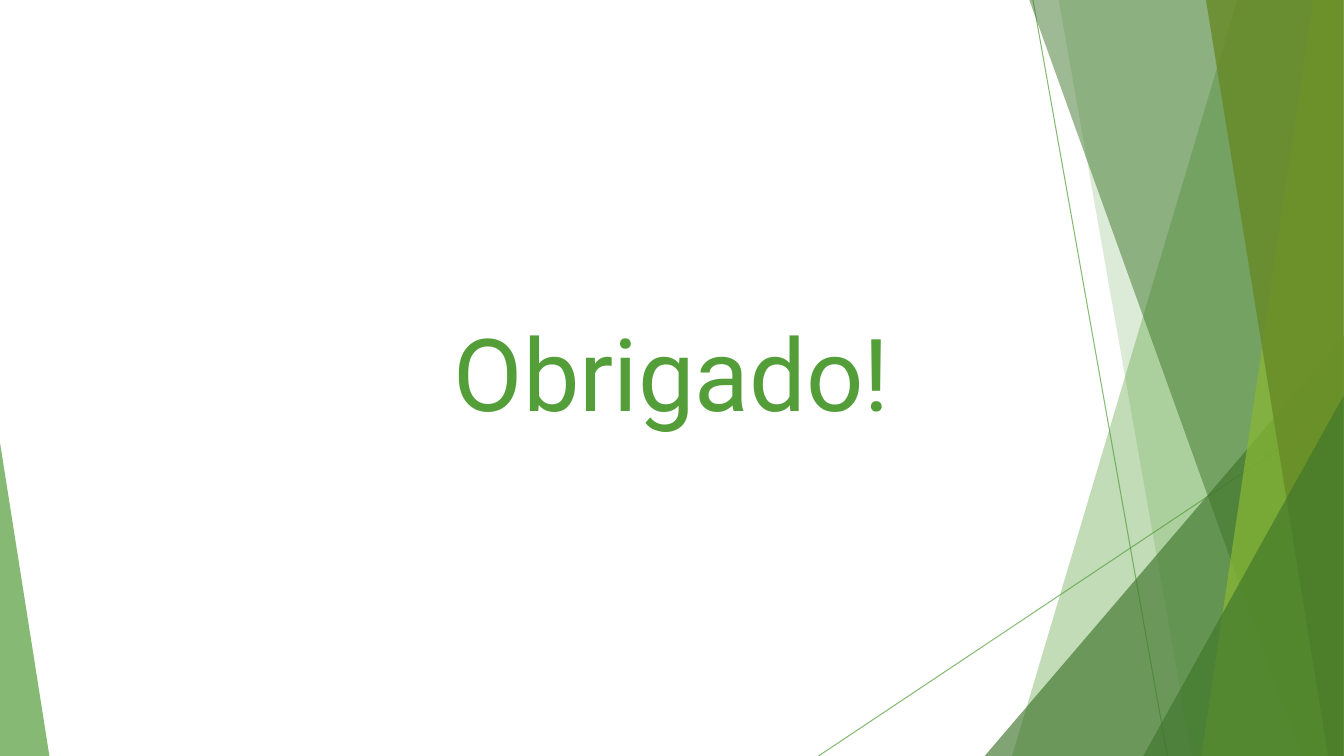
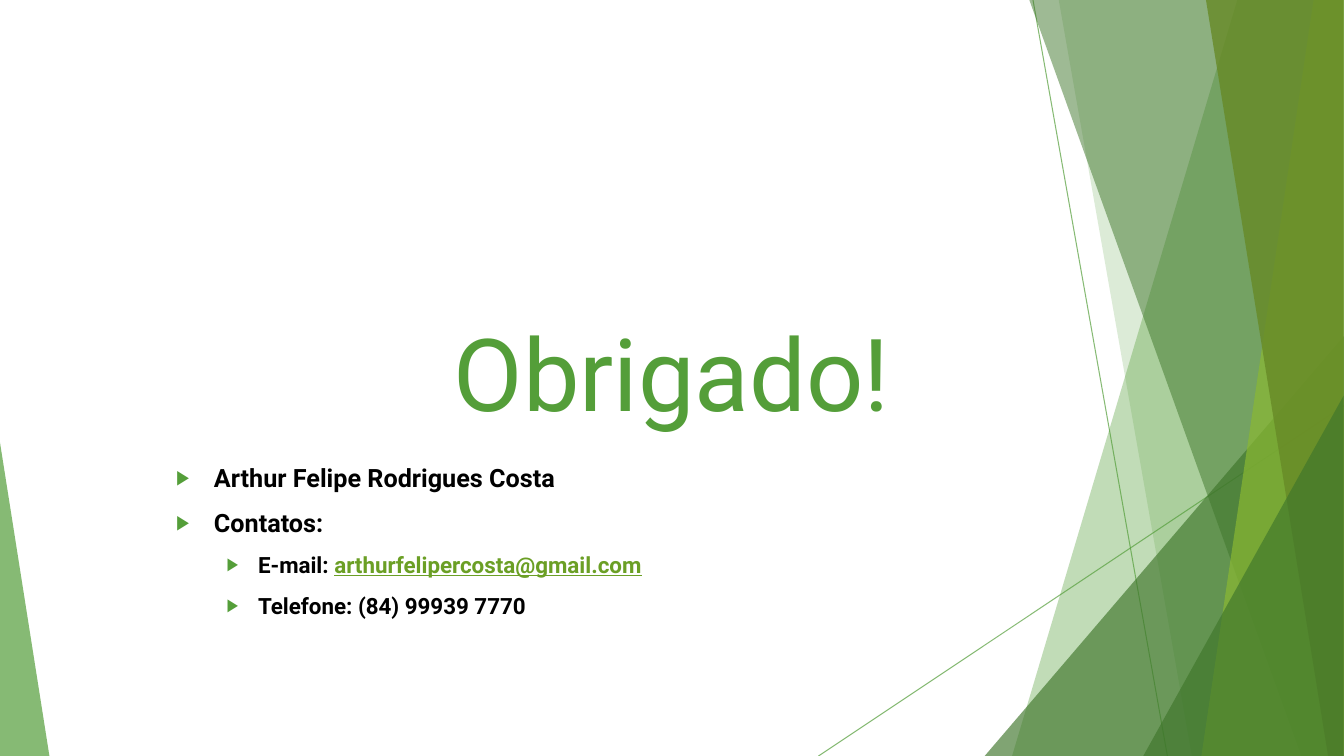
Before and after one commit to arthurfelipercosta/tcc, a slide deck: slide 11 of Aprensentação.pptx. Drawn at 1344x756 pixels with LibreOffice and Linux fonts; fonts in the diff are those of the drawing. Boxes give left, top, right and bottom in pixels: in the first picture for what was removed or moved away, otherwise in the second. Text is boxed around its words. In the diff, an @@ line names an element or a change of style, - is before the commit and + after.

```diff
--- a/Aprensentação.pptx
+++ b/Aprensentação.pptx
@@ text added at [214,468,641,619], 16 pt, text #000000, bold @@
+▶ Arthur Felipe Rodrigues Costa
+▶ Contatos:
+  ▶ E-mail: arthurfelipercosta@gmail.com
+  ▶ Telefone: (84) 99939 7770
```
Also in this commit, not shown: 2 other slides changed, 4 other files.
